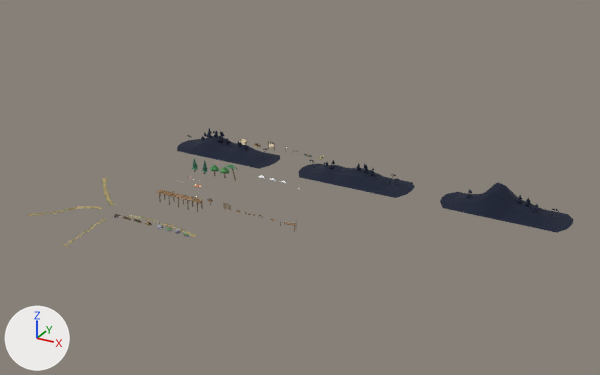
Before and after pictures for a commit that changed the glTF model assets/site/props.glb.
Camera for both pictures: a camera (50 mm lens) standing at (155.5, -169.6, 107.3) and looking at (48.6, 24.8, 10.1). Lighting does not change. The marker at lower left points along +X, +Y and +Z. The first picture is the older version. Where no turn or scale is listed for an object, it has been applied to the vertices.

Names of what the first picture shows: 'dock_mesh', 'far_island_0_mesh', 'far_island_1_mesh', 'far_island_2_mesh', 'leafy_a_mesh', 'leafy_b_mesh', 'paths_mesh', 'pine_a_mesh', 'pine_b_mesh', 'wall_mesh'.
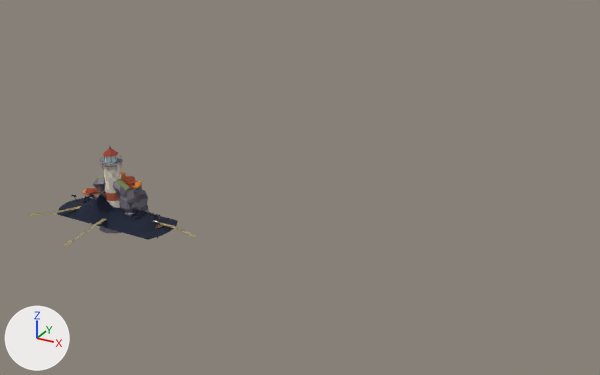
Not visible in the pictures: 'cave_mouth_mesh', 'sea_stack_0_mesh'.

Location of each change, (x1, y1, x2, y2) in pixels of the pictures (600 x 375 px):
'far_island_2_mesh', moved
    before: (440, 183, 573, 233)
    after: (70, 192, 159, 240)
'far_island_0_mesh', moved
    before: (177, 129, 280, 169)
    after: (57, 195, 173, 238)
'far_island_1_mesh', moved
    before: (299, 160, 415, 198)
    after: (73, 195, 178, 239)
'sea_arch_mesh', added
    after: (93, 174, 138, 213)
'lighthouse_s1_mesh', added
    after: (100, 158, 123, 191)
'falls_crag_mesh', added
    after: (104, 185, 149, 217)
'hollow_tree_mesh', added
    after: (82, 172, 142, 198)
'dock_mesh', moved
    before: (157, 190, 203, 212)
    after: (155, 220, 163, 238)
'lighthouse_mesh', added
    after: (89, 188, 122, 233)
'lighthouse_s3_mesh', added
    after: (103, 147, 118, 164)
'leafy_b_mesh', moved (not visible afterwards)
    before: (220, 167, 229, 179)
'leafy_a_mesh', moved (not visible afterwards)
    before: (210, 165, 219, 176)
'wall_mesh', moved (not visible afterwards)
    before: (223, 202, 231, 210)
'pine_a_mesh', moved (not visible afterwards)
    before: (192, 159, 198, 172)
'pine_b_mesh', moved (not visible afterwards)
    before: (202, 161, 208, 174)

Diff of the bpy script that builds the scene:
```diff
--- a/assets/site/props.glb.py
+++ b/assets/site/props.glb.py
@@ ob_dock_mesh @@
 ob_dock_mesh = bpy.data.objects.new('dock_mesh', me_bucket_009)
-ob_dock_mesh.location = (0.0, 20.0, 0.0)
+ob_dock_mesh.location = (0.0, 0.0, 0.0)
@@ ob_far_island_0_mesh @@
 ob_far_island_0_mesh = bpy.data.objects.new('far_island_0_mesh', me_far_island_0_m_005)
-ob_far_island_0_mesh.location = (0.0, 60.0, 0.0)
+ob_far_island_0_mesh.location = (0.0, 0.0, 0.0)
@@ ob_far_island_1_mesh @@
 ob_far_island_1_mesh = bpy.data.objects.new('far_island_1_mesh', me_far_island_1_m_005)
-ob_far_island_1_mesh.location = (50.0, 60.0, 0.0)
+ob_far_island_1_mesh.location = (0.0, 0.0, 0.0)
@@ ob_far_island_2_mesh @@
 ob_far_island_2_mesh = bpy.data.objects.new('far_island_2_mesh', me_far_island_2_m_005)
-ob_far_island_2_mesh.location = (100.0, 60.0, 0.0)
+ob_far_island_2_mesh.location = (0.0, 0.0, 0.0)
@@ ob_leafy_a_mesh @@
 ob_leafy_a_mesh = bpy.data.objects.new('leafy_a_mesh', me_leafy_a_crown_030)
-ob_leafy_a_mesh.location = (8.0, 40.0, 0.0)
+ob_leafy_a_mesh.location = (0.0, 0.0, 0.0)
@@ ob_leafy_b_mesh @@
 ob_leafy_b_mesh = bpy.data.objects.new('leafy_b_mesh', me_leafy_b_crown_030)
-ob_leafy_b_mesh.location = (12.0, 40.0, 0.0)
+ob_leafy_b_mesh.location = (0.0, 0.0, 0.0)
@@ ob_pine_a_mesh @@
 ob_pine_a_mesh = bpy.data.objects.new('pine_a_mesh', me_pine_a_boughs_006)
-ob_pine_a_mesh.location = (0.0, 40.0, 0.0)
+ob_pine_a_mesh.location = (0.0, 0.0, 0.0)
@@ ob_pine_b_mesh @@
 ob_pine_b_mesh = bpy.data.objects.new('pine_b_mesh', me_pine_b_boughs_006)
-ob_pine_b_mesh.location = (4.0, 40.0, 0.0)
+ob_pine_b_mesh.location = (0.0, 0.0, 0.0)
@@ ob_wall_mesh @@
 ob_wall_mesh = bpy.data.objects.new('wall_mesh', me_wall_board_045)
-ob_wall_mesh.location = (26.0, 20.0, 0.0)
+ob_wall_mesh.location = (0.0, 0.0, 0.0)
@@ ob_sea_stack_0_mesh @@
+ob_sea_stack_0_mesh = bpy.data.objects.new('sea_stack_0_mesh', me_stack_rock_132)  # 135 vertices, 248 faces; spans x -4.3..6.6, y -3.4..3.7, z -3.1..13.1; in mat_f_rock_a (grey #6e6a76), mat_f_rock_b (grey #8a8490), mat_f_rock_c (dark grey #5a5662), mat_f_rock_top (green #7d8a56)
+ob_sea_stack_0_mesh.location = (0.0, 0.0, 0.0)
@@ ob_sea_arch_mesh @@
+ob_sea_arch_mesh = bpy.data.objects.new('sea_arch_mesh', me_arch_span_020)  # 173 vertices, 320 faces; spans x -8.9..8.1, y -3.4..3.3, z -3.1..13.5; in mat_f_rock_a (grey #6e6a76), mat_f_rock_b (grey #8a8490), mat_f_rock_c (dark grey #5a5662), mat_f_rock_top (green #7d8a56)
+ob_sea_arch_mesh.location = (0.0, 0.0, 0.0)
@@ ob_lighthouse_s3_mesh @@
+ob_lighthouse_s3_mesh = bpy.data.objects.new('lighthouse_s3_mesh', me_lt_finial_018)  # 54 vertices, 92 faces; spans x -2.3..2.3, y -2.3..2.3, z 17.5..23.0; in mat_lh_iron (dark grey #3d4048), mat_lh_glass (pale blue #bfd8d8), mat_lh_roof (red #9c3f2e)
+ob_lighthouse_s3_mesh.location = (0.0, 0.0, 0.0)
@@ ob_lighthouse_s1_mesh @@
+ob_lighthouse_s1_mesh = bpy.data.objects.new('lighthouse_s1_mesh', me_lt_gallery_019)  # 112 vertices, 192 faces; spans x -3.22..3.22, y -3.3..3.3, z 9.4..17.5; in mat_lh_stone (grey #8a8490), mat_lh_white (light grey #e4dfd2), mat_lh_white_worn (light grey #c9c2b2)
+ob_lighthouse_s1_mesh.location = (0.0, 0.0, 0.0)
@@ ob_lighthouse_mesh @@
+ob_lighthouse_mesh = bpy.data.objects.new('lighthouse_mesh', me_lh_arch_144)  # 672 vertices, 1096 faces; spans x -6.7..5.3, y -8.0..7.3, z -3.2..11.8; in mat_lh_stone (grey #8a8490), mat_lh_dark (dark grey #2c2a30), mat_c_wood_dark (brown #54402e), mat_lh_moss (green #6f8a5a), mat_lh_white (light grey #e4dfd2), mat_c_wood_light (brown #b08a5c), mat_lh_white_worn (light grey #c9c2b2), mat_lh_band (brown #a8523a)
+ob_lighthouse_mesh.location = (0.0, 0.0, 0.0)
@@ ob_hollow_tree_mesh @@
+ob_hollow_tree_mesh = bpy.data.objects.new('hollow_tree_mesh', me_ht_inner_013)  # 702 vertices, 1184 faces; spans x -8.2..8.0, y -8.4..8.8, z -0.4..12.4; in mat_t_old_bark (brown #5a4a42), mat_t_old_bark_b (brown #6c594e), mat_t_old_inner (brown #9a6a3e), mat_t_old_dark (black #2a211c), mat_t_old_leaf_a (orange #b5562a), mat_t_old_leaf_b (orange #d17f2c), mat_t_old_leaf_c (brown #8f3a22), mat_g_moss (green #5f8f5a)
+ob_hollow_tree_mesh.location = (0.0, 0.0, 0.0)
@@ ob_falls_crag_mesh @@
+ob_falls_crag_mesh = bpy.data.objects.new('falls_crag_mesh', me_crag_moss_087)  # 1054 vertices, 2044 faces; spans x -7.6..7.7, y -2.6..9.1, z -1.7..9.8; in mat_g_moss (green #5f8f5a), mat_f_rock_a (grey #6e6a76), mat_f_rock_b (grey #8a8490), mat_f_rock_c (dark grey #5a5662), mat_f_rock_top (green #7d8a56), mat_g_rock_wet (dark grey #3c3a46)
+ob_falls_crag_mesh.location = (0.0, 0.0, 0.0)
@@ ob_cave_mouth_mesh @@
+ob_cave_mouth_mesh = bpy.data.objects.new('cave_mouth_mesh', me_mouth_hook_012)  # 482 vertices, 904 faces; spans x -7.5..7.48, y -2.3..3.07, z -0.92..8.52; in mat_c_wood_dark (brown #54402e), mat_c_lantern_glow (beige #ffd9a0, glowing beige #ffd9a0), mat_c_iron (greyish blue #454a54), mat_c_sack (brown #c2a878), mat_g_moss (green #5f8f5a), mat_f_rock_a (grey #6e6a76), mat_f_rock_b (grey #8a8490), mat_f_rock_c (dark grey #5a5662)
+ob_cave_mouth_mesh.location = (0.0, 0.0, 0.0)
```
